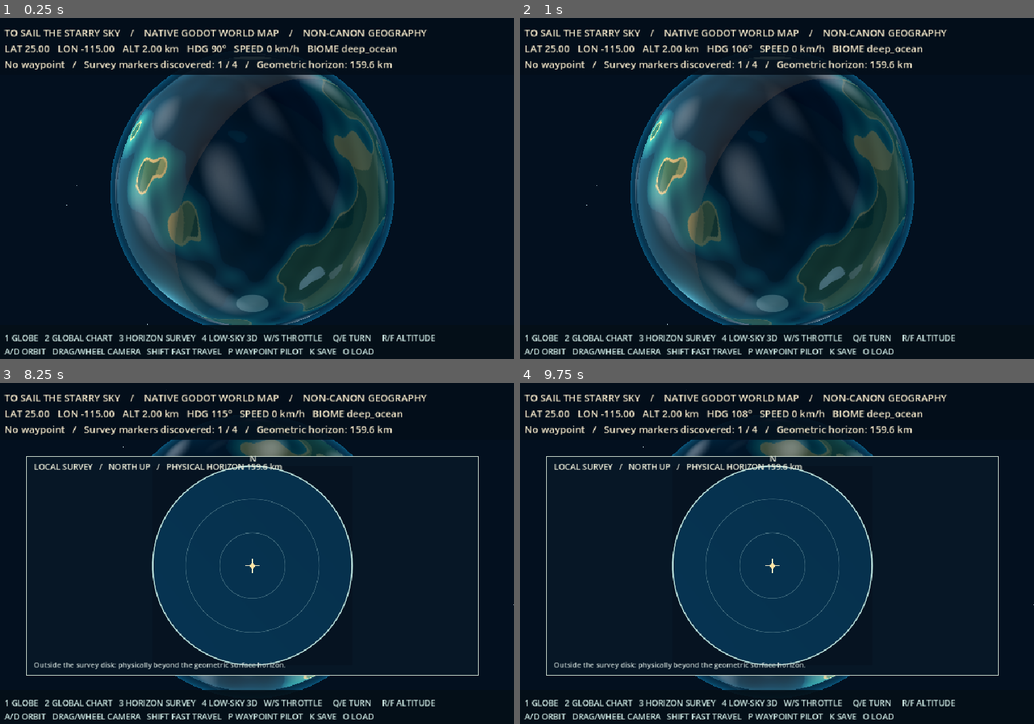
Above: before the commit, frames 1-4 (two rows, left to right).
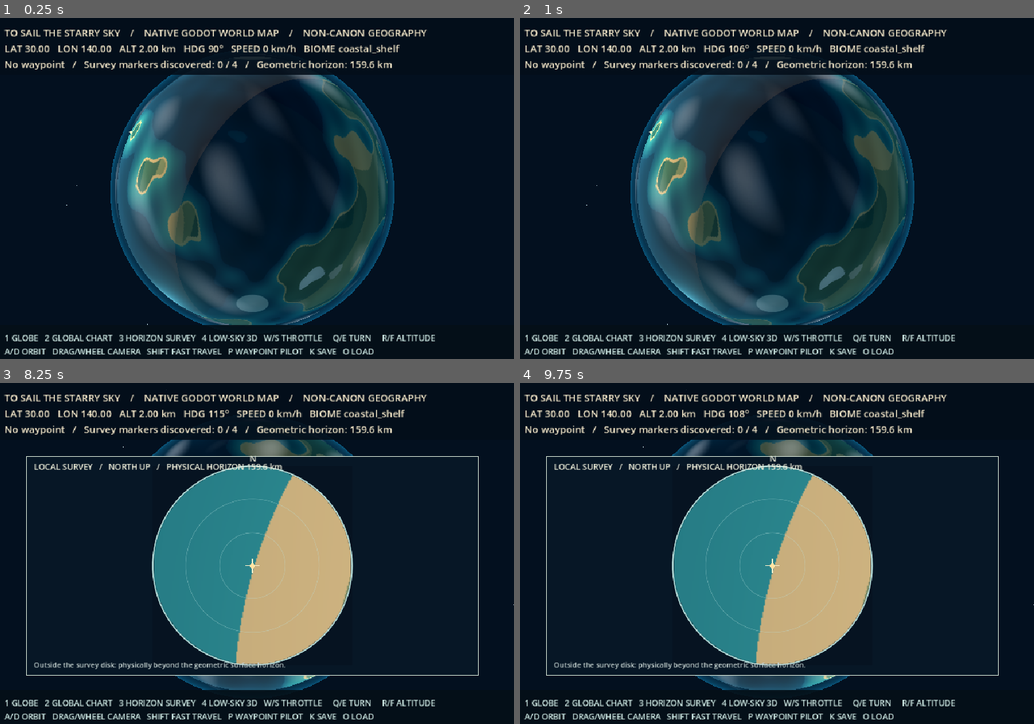
Above: after the commit, the same moments.

Repository: ndrorchestration/ToSailaStarrySky-jrpg
Game: Godot game, scene res://scenes/planetary_worldmap.tscn
Two runs of this game, one before a commit and one after it. Both use one fixed random seed, a clock stepped at 60 frames per second and the inputs below. This scene is started directly instead of the project's main scene.
Inputs (mouse positions are in pixels of both pictures, inside the frame that each line leads up to):
- Up to frame 1 (0.25 s): no input
- Up to frame 2 (1 s): tap Enter at 0.5 s; move the mouse to (890, 174) at 0.52 s; hold Right (ui_right) from 0.53 s (still down); hold E from 0.53 s (still down); click (890, 174) at 0.67 s
- Up to frame 3 (8.25 s): release Right (ui_right) at 1.25 s; release E at 1.25 s; drag from (149, 573) to (226, 625) at 1.27 s; tap Space at 2, 3.5, 5 s; move the mouse to (303, 478) at 2.02 s; hold Right (ui_right) 2.03-2.75 s; tap V at 2.1 s; tap Enter at 2.75, 4.25 s; drag from (226, 625) to (97, 505) at 2.77 s; move the mouse to (411, 608) at 3.52 s; hold Left (ui_left) 3.53-4.25 s; tap T at 3.6 s; drag from (97, 505) to (174, 468) at 4.27 s; move the mouse to (277, 556) at 5.02 s; hold Down (ui_down) 5.03-5.75 s; tap G at 5.1 s; click (277, 556) at 5.17 s; drag from (174, 468) to (149, 573) at 5.77 s; move the mouse to (370, 539) at 6.52 s; hold Up (ui_up) 6.53-7.25 s; tap 1 at 6.6 s; drag from (149, 573) to (226, 625) at 7.27 s; move the mouse to (303, 478) at 8.02 s; hold Down (ui_down) from 8.03 s (still down); tap 3 at 8.1 s
- Up to frame 4 (9.75 s): release Down (ui_down) at 8.75 s; drag from (771, 567) to (617, 505) at 8.77 s; move the mouse to (931, 608) at 9.52 s; hold Up (ui_up) from 9.53 s (still down); hold Q from 9.53 s (still down); click (931, 608) at 9.67 s

The runs differ from the first frame. In frame 1, 0.9% of the frame differs, in the area x 4-78%, y 7-34%; in frame 2, 1.0%; in frame 3, 18%, in the area x 4-79%, y 7-83%; in frame 4, 18%.

Commit message:
refine(godot-worldmap): coastline starting fixture and local ocean surface treatment (worldmap_state.gd)

Diff:
--- a/godot/scripts/planetary/worldmap_state.gd
+++ b/godot/scripts/planetary/worldmap_state.gd
@@ -11,7 +11,7 @@
 const LIMIT_BYTES := 8192
 
 static func defaults() -> Dictionary:
-    return {"flight": Flight.create_state(), "mode": "globe",
+    return {"flight": Flight.create_state(30.0,140.0,2.0,90.0), "mode": "globe",
             "discovered": [], "waypoint": {}}
 
 static func _finite_number(v: Variant) -> bool:
